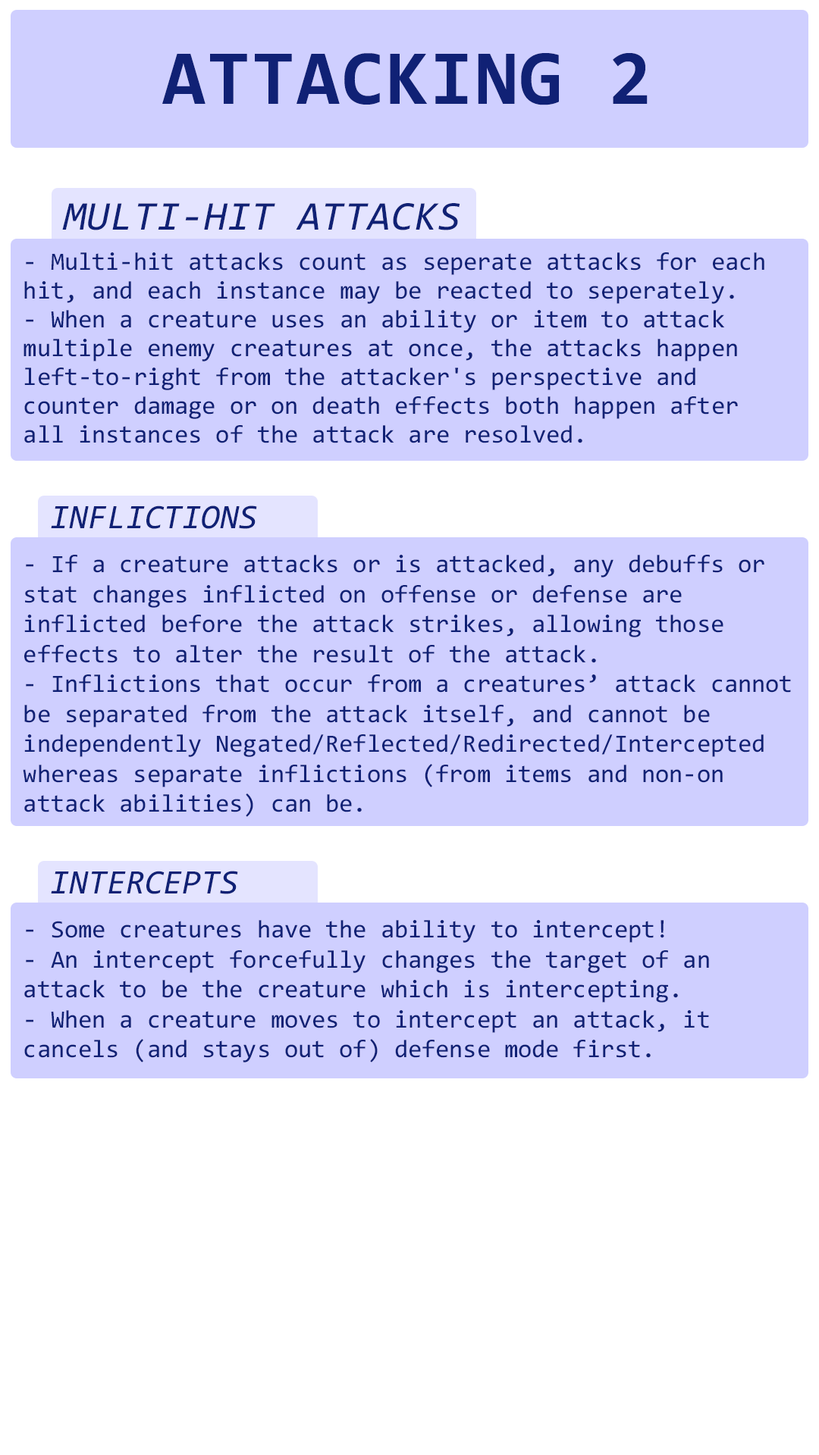
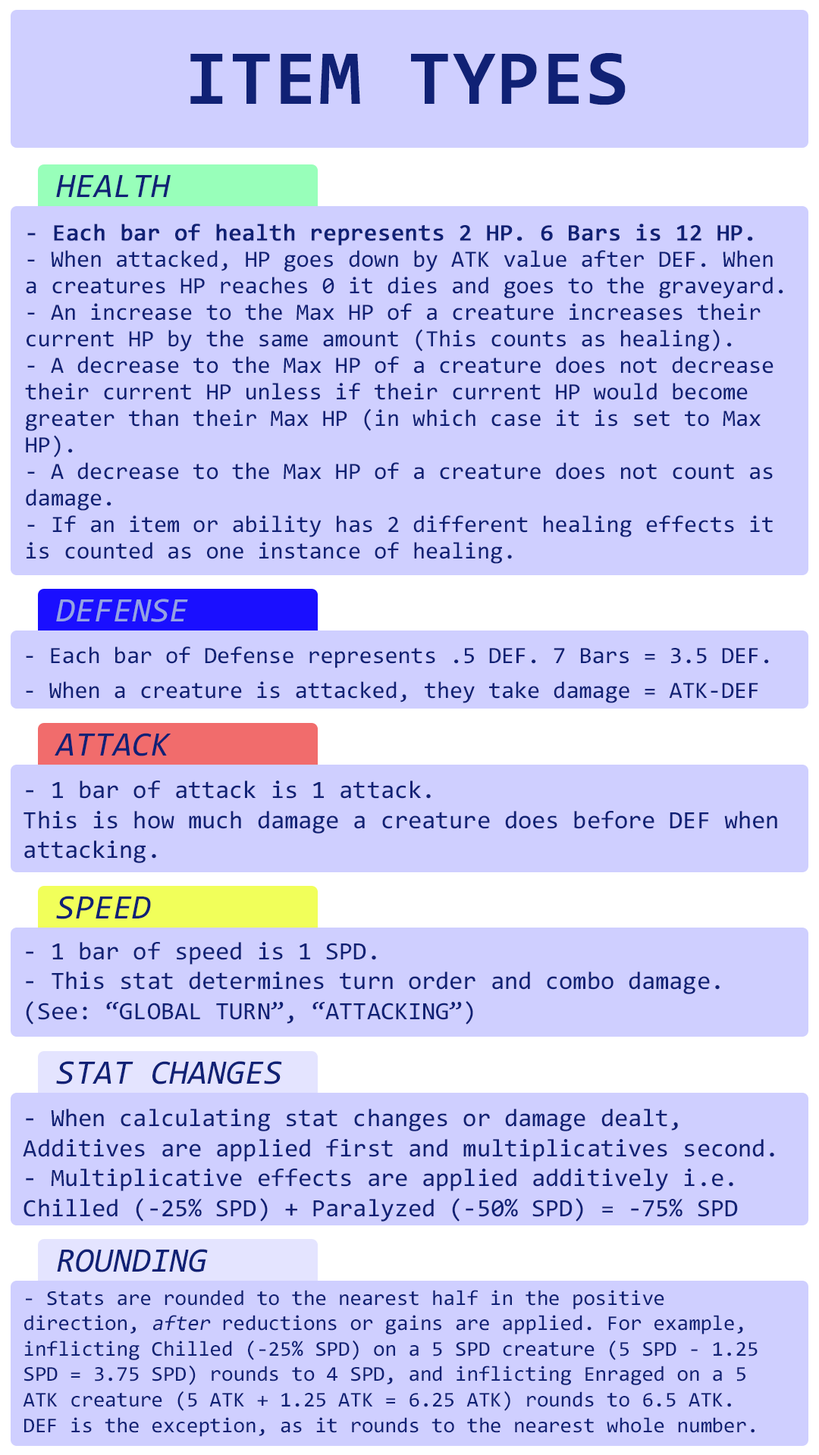
Layer changes from the first 819 x 1455 image to the second:
removed group "Attacks" (4 layers) over [10, 187, 809, 461]
removed layer "Phase 1" from group "Attacks" over [23, 252, 765, 444]
removed layer "Big" from group "Attacks" over [10, 238, 809, 461]
removed group "INTERCEPTS" (1st of 2) (4 layers) over [10, 861, 809, 1079]
removed layer "Combo Damage" (1st of 6, in "INTERCEPTS") from group "INTERCEPTS" over [24, 920, 709, 1063]
removed layer "Combo Damage" (2nd of 6, in "INTERCEPTS") from group "INTERCEPTS" over [10, 902, 809, 1079]
removed group "INFLICTIONS" (1st of 2) (6 layers) over [10, 495, 809, 827]
removed layer "Combo Damage" (4th of 6, in "INFLICTIONS") from group "INFLICTIONS" over [22, 554, 791, 818]
removed layer "Combo Damage" (5th of 6, in "INFLICTIONS") from group "INFLICTIONS" over [10, 537, 809, 827]
added group "HEALING" with 4 layers above "ATTACK" over [10, 164, 809, 576]
added layer "Combo Damage copy 6" (1st of 18, in "HEALING") in group "HEALING" over [25, 223, 783, 564]
added layer "Combo Damage copy 6" (2nd of 18, in "HEALING") in group "HEALING" over [10, 206, 809, 576]
added group "ATTACK" (1st of 2) with 4 layers above "NEGATION" over [10, 588, 809, 709]
added group "NEGATION" with 4 layers above "Support" over [10, 723, 809, 873]
added group "Support" with 4 layers above "Counter" over [10, 886, 809, 1037]
added group "Counter" with 4 layers above "Infliction" over [10, 1051, 809, 1226]
added layer "Combo Damage copy 6" (14th of 18, in "Counter") in group "Counter" over [10, 1093, 809, 1226]
added group "Infliction" with 4 layers above "Color Fill 1" over [10, 1239, 809, 1447]
added layer "Combo Damage copy 6" (16th of 18, in "Infliction") in group "Infliction" over [22, 1290, 758, 1438]
added layer "Combo Damage copy 6" (17th of 18, in "Infliction") in group "Infliction" over [10, 1280, 809, 1447]
…and 26 more changes (19 added, 1 painted, 6 removed)
